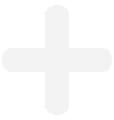
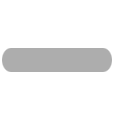
The second 114×120 image is a revision of the first. Changes to its layers:
renamed "Layer 1 copy" to "Plus", hid it over [left=45, top=5, right=69, bottom=115]
